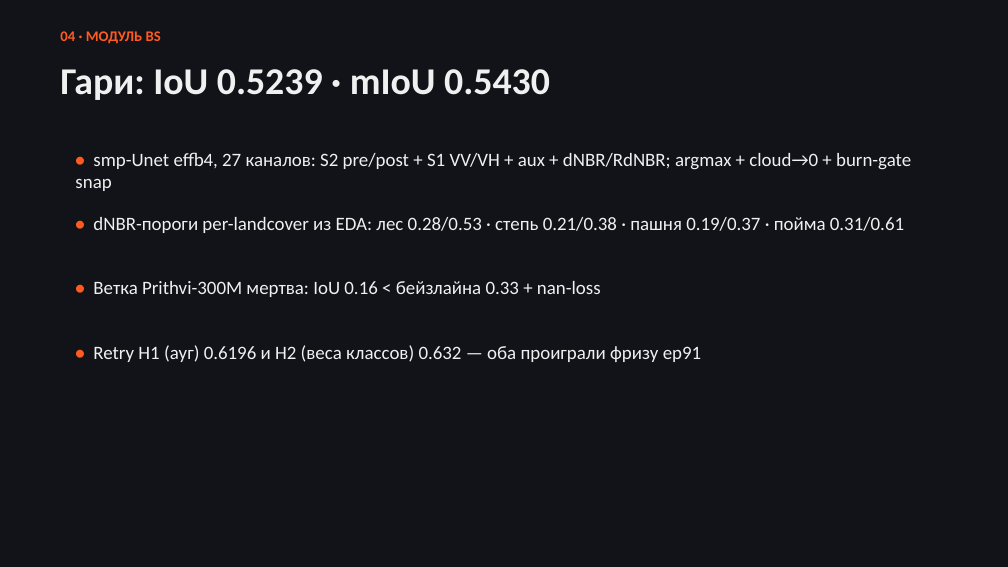
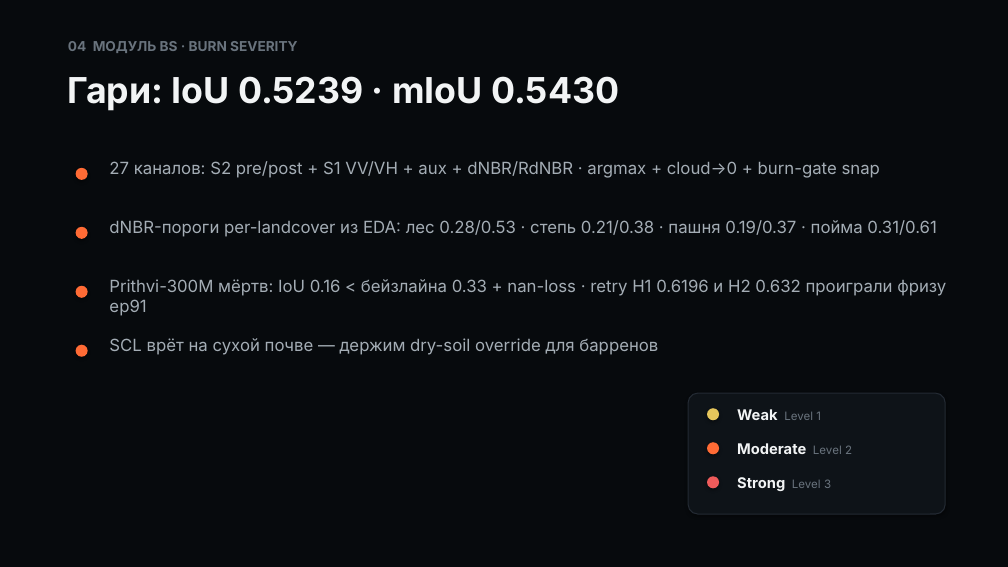
Before and after one commit to izislesar/kosmohack, a slide deck: slide 5 of docs/slides-deck.pptx. Drawn at 1008x567 pixels with LibreOffice and Linux fonts; fonts in the diff are those of the drawing. Boxes give left, top, right and bottom in pixels: in the first picture for what was removed or moved away, otherwise in the second. Text is boxed around its words. In the diff, an @@ line names an element or a change of style, - is before the commit and + after.

Commit message:
feat: deck v2 in frontend style (Inter, panels, severity)

```diff
--- a/docs/slides-deck.pptx
+++ b/docs/slides-deck.pptx
@@ background #111318 to #070A0D @@
@@ text at <box>68,41,298,53</box>: text changed; size 14 to 13 pt; font Calibri to Inter; text colour #FF5A1F to #69737D @@
-04 · МОДУЛЬ BS
+04 МОДУЛЬ BS · BURN SEVERITY
@@ text "Гари: IoU 0.5239 · mIoU ...": place and size @@
-text "Гари: IoU 0.5239 · mIoU ..." at <box>60,69,550,100</box>
+text "Гари: IoU 0.5239 · mIoU ..." at <box>68,76,619,111</box>
@@ text "Гари: IoU 0.5239 · mIoU ..." at <box>68,76,619,111</box>: size 36 to 34 pt, font Calibri to Inter, text colour #F0F0F0 to #F2F4F5 @@
@@ ellipse added at <box>76,168,88,180</box>, fill #FF6B35 @@
@@ text at <box>109,161,880,178</box>: text changed; size 18 to 16 pt; font Calibri to Inter; text colour #F0F0F0 to #A4ADB5 @@
-• smp-Unet effb4, 27 каналов: S2 pre/post + S1 VV/VH + aux + dNBR/RdNBR; argmax + cloud→0 + burn-gate snap
+27 каналов: S2 pre/post + S1 VV/VH + aux + dNBR/RdNBR · argmax + cloud→0 + burn-gate snap
@@ ellipse added at <box>76,227,88,239</box>, fill #FF6B35 @@
@@ text at <box>109,220,936,237</box>: text changed; size 18 to 16 pt; font Calibri to Inter; text colour #F0F0F0 to #A4ADB5 @@
-• dNBR-пороги per-landcover из EDA: лес 0.28/0.53 · степь 0.21/0.38 · пашня 0.19/0.37 · пойма 0.31/0.61
+dNBR-пороги per-landcover из EDA: лес 0.28/0.53 · степь 0.21/0.38 · пашня 0.19/0.37 · пойма 0.31/0.61
@@ ellipse added at <box>76,286,88,298</box>, fill #FF6B35 @@
@@ text at <box>109,279,946,316</box>: text changed; size 18 to 16 pt; font Calibri to Inter; text colour #F0F0F0 to #A4ADB5 @@
-• Ветка Prithvi-300M мертва: IoU 0.16 < бейзлайна 0.33 + nan-loss
+Prithvi-300M мёртв: IoU 0.16 < бейзлайна 0.33 + nan-loss · retry H1 0.6196 и H2 0.632 проиграли фризу ep91
@@ ellipse added at <box>76,345,88,357</box>, fill #FF6B35 @@
@@ text removed at <box>93,345,701,362</box> @@
-• Retry H1 (ауг) 0.6196 и H2 (веса классов) 0.632 — оба проиграли фризу ep91
@@ text added at <box>109,338,658,355</box>, 16 pt, text #A4ADB5 @@
+SCL врёт на сухой почве — держим dry-soil override для барренов
@@ rounded rectangle added at <box>688,393,945,514</box>, fill #0E1318, outline #232A33 1 pt @@
@@ ellipse added at <box>707,408,719,420</box>, fill #E6C65C @@
@@ text added at <box>737,409,821,420</box>, 11 pt, text #69737D @@
+Weak Level 1
@@ ellipse added at <box>707,442,719,454</box>, fill #FF6B35 @@
@@ text added at <box>737,443,852,454</box>, 14 pt, text #F2F4F5, bold @@
+Moderate Level 2
@@ ellipse added at <box>707,476,719,488</box>, fill #EF5B5B @@
@@ text added at <box>737,477,831,491</box>, 14 pt, text #F2F4F5, bold @@
+Strong Level 3
```
Also in this commit, not shown: 8 other slides changed, 1 slide added, 1 slide removed.
